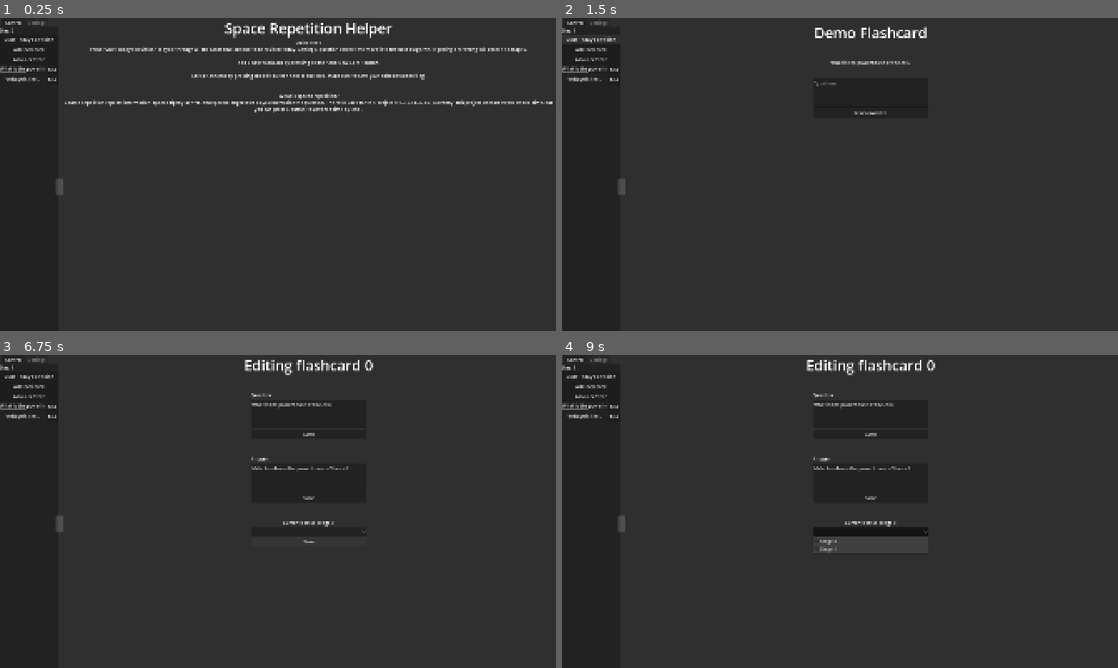
Above: before the commit, frames 1-4 (two rows, left to right).
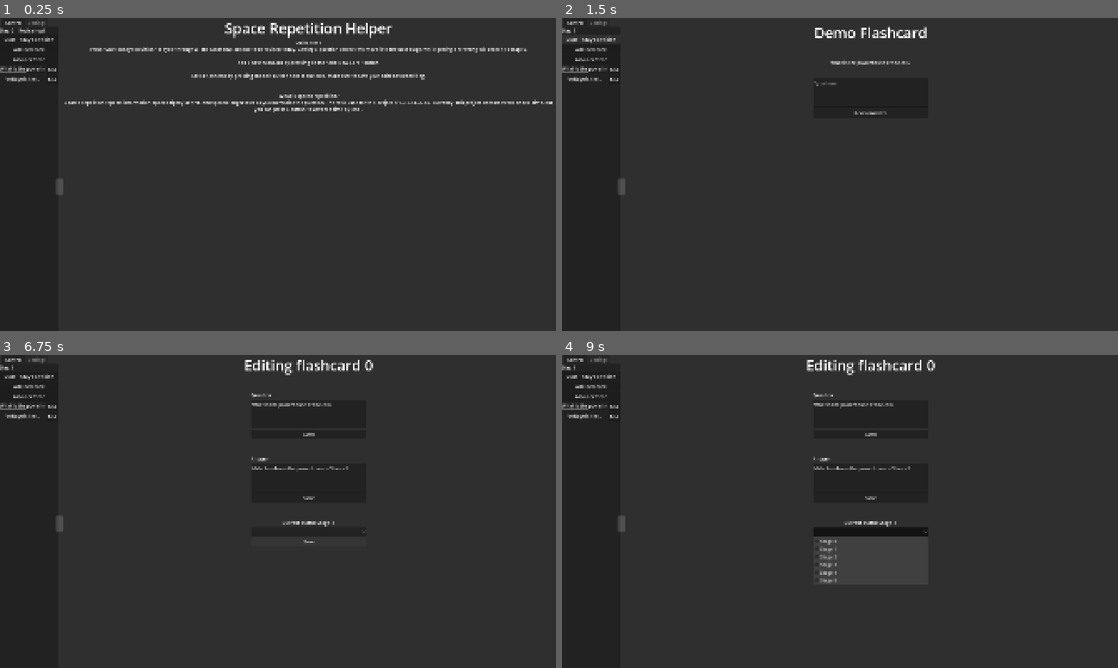
Above: after the commit, the same moments.

Repository: viywolf/Spaced-Repetition-Helper
Game: Godot game, scene res://scenes/main_screen.tscn
Two runs of this game, one before a commit and one after it. Both use one fixed random seed, a clock stepped at 60 frames per second and the inputs below.
Inputs (mouse positions are in pixels of both pictures, inside the frame that each line leads up to):
- Up to frame 1 (0.25 s): no input
- Up to frame 2 (1.5 s): click "Advance Time" at 0.5 s; click "Start Today's Revision" at 1.25 s
- Up to frame 3 (6.75 s): click (311, 430) at 2.02 s; type "Alex" at 2.1 s; click "Start Today's Revision" at 2.75 s; click "Add new card" at 3.5 s; click (311, 414) at 4.27 s; type "Alex" at 4.35 s; click (311, 467) at 4.5 s; type "Alex" at 4.58 s; click "Add new card" at 5 s; click "Edit" at 5.75 s; click "Save" at 6.5 s
- Up to frame 4 (9 s): click "Save" at 7.25 s; click "Save" at 8 s; click (873, 530) at 8.75 s

The runs differ from the first frame. In frame 1, less than 0.1% of the frame differs, in the area x 3-9%, y 3-5%; in frame 2, nothing differs; in frame 3, less than 0.1%; in frame 4, 0.3%, in the area x 45-66%, y 53-74%.
Error after the commit: Out of bounds get index '-1' (on base: 'Dictionary') (res://globals/flashcards.gd:46)

Commit message:
Improved adding cards and advancing time

Diff:
--- a/globals/flashcards.gd
+++ b/globals/flashcards.gd
@@ -31,13 +31,22 @@
 func advance_time() -> void:
 	for arr in flashcards["Demo Flashcard"]:
 		arr[TIME_LEFT] = float(arr[TIME_LEFT]) - 1
+		arr[TIME_LEFT] = max(0, arr[TIME_LEFT])
 		if is_zero_approx(float(arr[TIME_LEFT])):
 			arr[IS_READY_TO_REVIEW] = true
+			"""
 			if arr[STAGE] == "0":
 				pass
 			else:
 				set_stage(int(arr[STAGE]) + 1, int(arr[ID]))
+				"""
 
 func set_stage(stage_no: int, flashcard_id: int):
 	flashcards["Demo Flashcard"][flashcard_id][STAGE] = str(stage_no)
 	flashcards["Demo Flashcard"][flashcard_id][TIME_LEFT] = str(STAGE_TO_TIME_LEFT[stage_no])
+
+func does_flashcard_need_revision() -> bool:
+	for arr in flashcards["Demo Flashcard"]:
+		if arr[IS_READY_TO_REVIEW] == true:
+			return true
+	return false
--- a/project.godot
+++ b/project.godot
@@ -31,6 +31,19 @@
 
 enabled=PackedStringArray("res://.godot/scenetime/plugin.cfg", "res://addons/godot_super-wakatime/plugin.cfg")
 
+[input]
+
+right={
+"deadzone": 0.2,
+"events": [Object(InputEventKey,"resource_local_to_scene":false,"resource_name":"","device":-1,"window_id":0,"alt_pressed":false,"shift_pressed":false,"ctrl_pressed":false,"meta_pressed":false,"pressed":false,"keycode":0,"physical_keycode":4194321,"key_label":0,"unicode":0,"location":0,"echo":false,"script":null)
+]
+}
+left={
+"deadzone": 0.2,
+"events": [Object(InputEventKey,"resource_local_to_scene":false,"resource_name":"","device":-1,"window_id":0,"alt_pressed":false,"shift_pressed":false,"ctrl_pressed":false,"meta_pressed":false,"pressed":false,"keycode":0,"physical_keycode":4194319,"key_label":0,"unicode":0,"location":0,"echo":false,"script":null)
+]
+}
+
 [physics]
 
 3d/physics_engine="Jolt Physics"
--- a/scenes/main_screen.tscn
+++ b/scenes/main_screen.tscn
@@ -35,7 +35,7 @@
 
 [node name="Label" type="Label" parent="MainSection/Management/Control" unique_id=1964409573]
 layout_mode = 2
-text = "Day: 0"
+text = "Day: 0 | Revise now!"
 
 [node name="StartRevisionButton" type="Button" parent="MainSection/Management/Control" unique_id=595796603]
 layout_mode = 2
@@ -305,11 +305,19 @@
 
 [node name="OptionButton" type="OptionButton" parent="MainSection/CardEditor/CardEditHBoxContainer/VBoxContainer" unique_id=284201107]
 layout_mode = 2
-item_count = 2
+item_count = 6
 popup/item_0/text = "Stage 0"
 popup/item_0/id = 0
 popup/item_1/text = "Stage 1"
 popup/item_1/id = 1
+popup/item_2/text = "Stage 2"
+popup/item_2/id = 2
+popup/item_3/text = "Stage 3"
+popup/item_3/id = 3
+popup/item_4/text = "Stage 4"
+popup/item_4/id = 4
+popup/item_5/text = "Stage 5"
+popup/item_5/id = 5
 
 [node name="HBoxContainer3" type="HBoxContainer" parent="MainSection/CardEditor/CardEditHBoxContainer/VBoxContainer" unique_id=1108072163]
 layout_mode = 2
@@ -430,6 +438,8 @@
 [connection signal="pressed" from="MainSection/Management/Control/AddNewCardButton" to="MainSection" method="_on_add_new_card_button_pressed"]
 [connection signal="pressed" from="MainSection/Management/Control/AdvanceTimeButton" to="MainSection" method="_on_advance_time_button_pressed"]
 [connection signal="edit_menu_pressed" from="MainSection/Management/Control/ScrollContainer/Selector" to="MainSection" method="_on_selector_edit_menu_pressed"]
+[connection signal="focus_entered" from="MainSection/FlashcardManager/TextInputContainer/TextEdit" to="MainSection/FlashcardManager" method="_on_text_edit_focus_entered"]
+[connection signal="focus_exited" from="MainSection/FlashcardManager/TextInputContainer/TextEdit" to="MainSection/FlashcardManager" method="_on_text_edit_focus_exited"]
 [connection signal="pressed" from="MainSection/FlashcardManager/SubmitButton/RevealButton" to="MainSection/FlashcardManager" method="_on_reveal_button_pressed"]
 [connection signal="pressed" from="MainSection/FlashcardManager/ArrowContainer/IncorrectButton" to="MainSection/FlashcardManager" method="_on_incorrect_button_pressed"]
 [connection signal="pressed" from="MainSection/FlashcardManager/ArrowContainer/CorrectButton" to="MainSection/FlashcardManager" method="_on_correct_button_pressed"]
--- a/scripts/card_editor.gd
+++ b/scripts/card_editor.gd
@@ -4,13 +4,8 @@
 var is_flashcard_new: bool = false
 var currrent_flashcard
 
-# Called when the node enters the scene tree for the first time.
-func _ready() -> void:
-	pass # Replace with function body.
-
-
 # Called every frame. 'delta' is the elapsed time since the previous frame.
-func _process(delta: float) -> void:
+func _process(_delta: float) -> void:
 	if is_flashcard_new:
 		update_info()
 		is_flashcard_new = false
@@ -32,4 +27,5 @@
 
 
 func _on_save_button_stage_pressed() -> void:
-	currrent_flashcard[Flashcards.STAGE] = str($CardEditHBoxContainer/VBoxContainer/OptionButton.selected)
+	Flashcards.set_stage($CardEditHBoxContainer/VBoxContainer/OptionButton.selected, current_flashcard_id)
+	$CardEditHBoxContainer/VBoxContainer/Label.text = "Current status: Stage " + currrent_flashcard[Flashcards.STAGE]
--- a/scripts/flashcard_manager.gd
+++ b/scripts/flashcard_manager.gd
@@ -4,10 +4,19 @@
 var current_flashcard: Array
 var cur_question_index: int
 
+var is_focus_on_text_edit: bool = false
+
 # Called when the node enters the scene tree for the first time.
 func _ready() -> void:
 	get_new_card()
 	update_flashcard(cur_question_index)
+
+func _input(event: InputEvent) -> void:
+	if is_focus_on_text_edit == false:
+		if event.is_action_pressed("left"):
+			_on_incorrect_button_pressed()
+		if event.is_action_pressed("right"):
+			_on_correct_button_pressed()
 
 
 func update_flashcard(question_index: int):
@@ -23,6 +32,7 @@
 	current_flashcard = Flashcards.flashcards[current_flashcard_set][question_index]
 
 	%AnswerText.visible_characters = 0
+	$TextInputContainer/TextEdit.text = ""
 	%TitleText.text = current_flashcard_set
 	%QuestionText.text = current_flashcard[Flashcards.QUESTION]
 	%AnswerText.text = current_flashcard[Flashcards.ANSWER]
@@ -57,3 +67,11 @@
 	Flashcards.set_stage(0, int(current_flashcard[Flashcards.ID]))
 	get_new_card()
 	update_flashcard(cur_question_index)
+
+
+func _on_text_edit_focus_entered() -> void:
+	is_focus_on_text_edit = true
+
+
+func _on_text_edit_focus_exited() -> void:
+	is_focus_on_text_edit = false
--- a/scripts/main_section.gd
+++ b/scripts/main_section.gd
@@ -38,6 +38,7 @@
 func _on_start_revision_button_pressed() -> void:
 	show_flashcard_manager()
 	$FlashcardManager.update_flashcard($FlashcardManager.get_new_card())
+	$Management/Control/Label.text = "Day: " + str(int(Settings.cur_time))
 
 
 func _on_new_card_editor_new_flashcard_made() -> void:
@@ -52,3 +53,5 @@
 	Settings.cur_time += 1
 	Flashcards.advance_time()
 	$Management/Control/Label.text = "Day: " + str(int(Settings.cur_time))
+	if Flashcards.does_flashcard_need_revision():
+		$Management/Control/Label.text = $Management/Control/Label.text + " | Revise now!"
Not shown, added: export_presets.cfg
Not shown, changed: .gitignore
